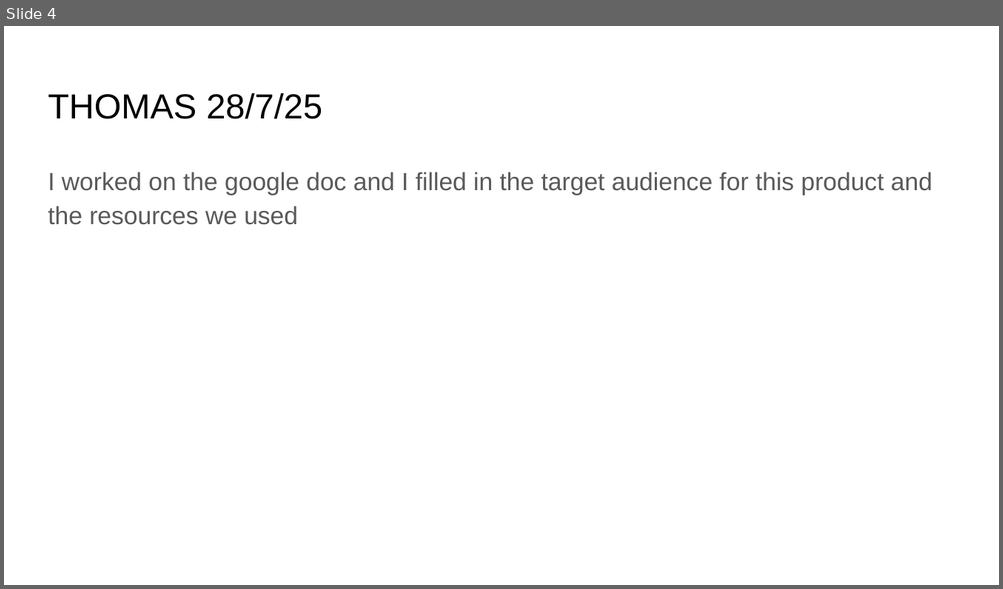
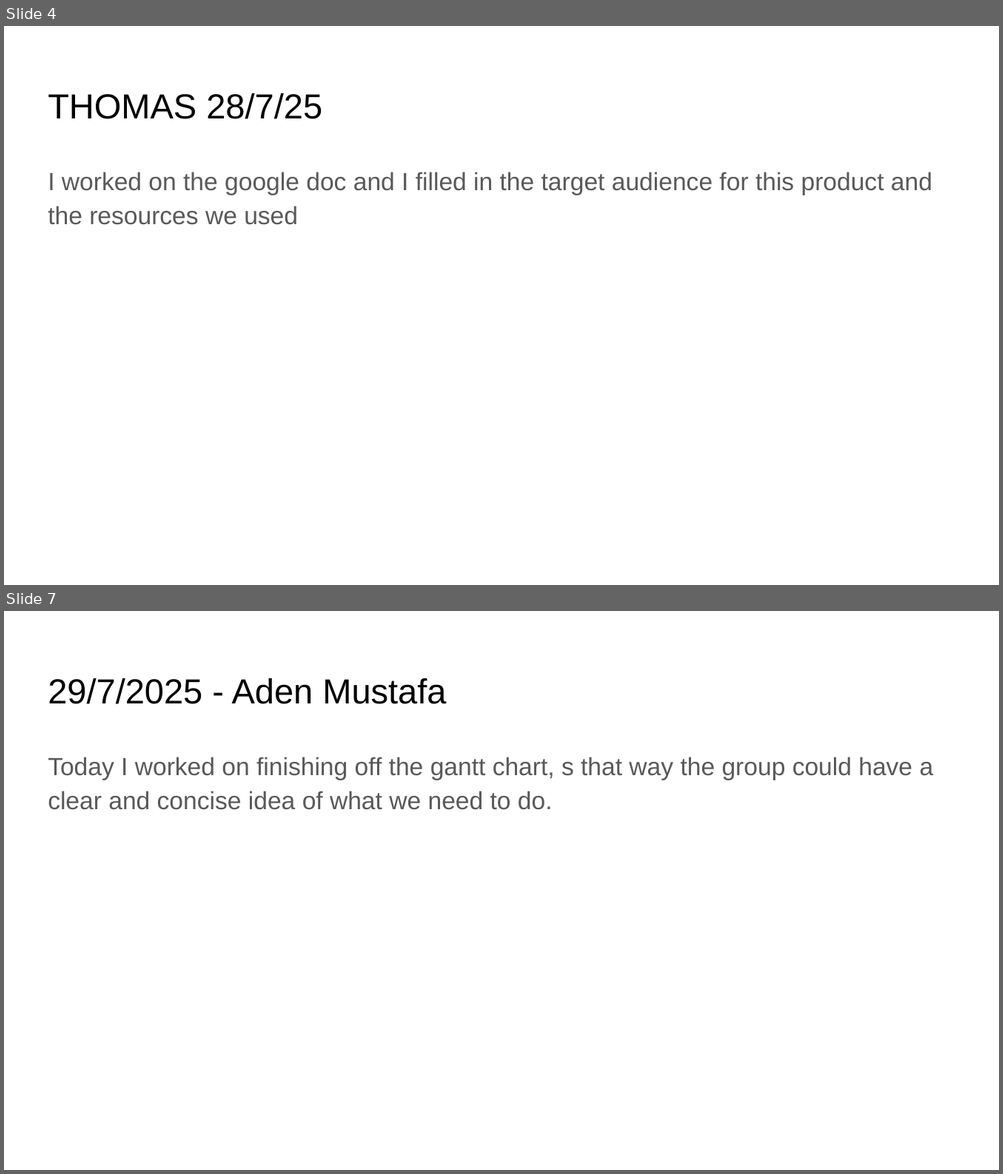
Before and after one commit to Georgemcf08/Class-View-ID-Unit-2-AOS-1, a slide deck: Computing Journal.pptx. Shown one above the other, each under a label of ours: slide 4 before the commit, slides 4 and 7 after it; the slides between them are not shown. The pictures are 1003x589 and 1003x1174 pixels, drawn with LibreOffice and Linux fonts; fonts in the diff are those of the drawing. Boxes give left, top, right and bottom in pixels: in the first picture for what was removed or moved away, otherwise in the second. Text is boxed around its words. In the diff, an @@ line names an element or a change of style, - is before the commit and + after.

```diff
--- a/Computing Journal.pptx
+++ b/Computing Journal.pptx
@@ slide 7 added at [4,611,999,1170], background #FFFFFF @@
@@ title added at [48,678,446,704], 25.2 pt, text #000000 @@
+29/7/2025 - Aden Mustafa
@@ text added at [48,757,933,810], 18 pt, text #595959 @@
+Today I worked on finishing off the gantt chart, s that way the group could have a clear and concise idea of what we need to do.
```
Also in this commit, not shown: 1 slide changed, 5 other slides added.
